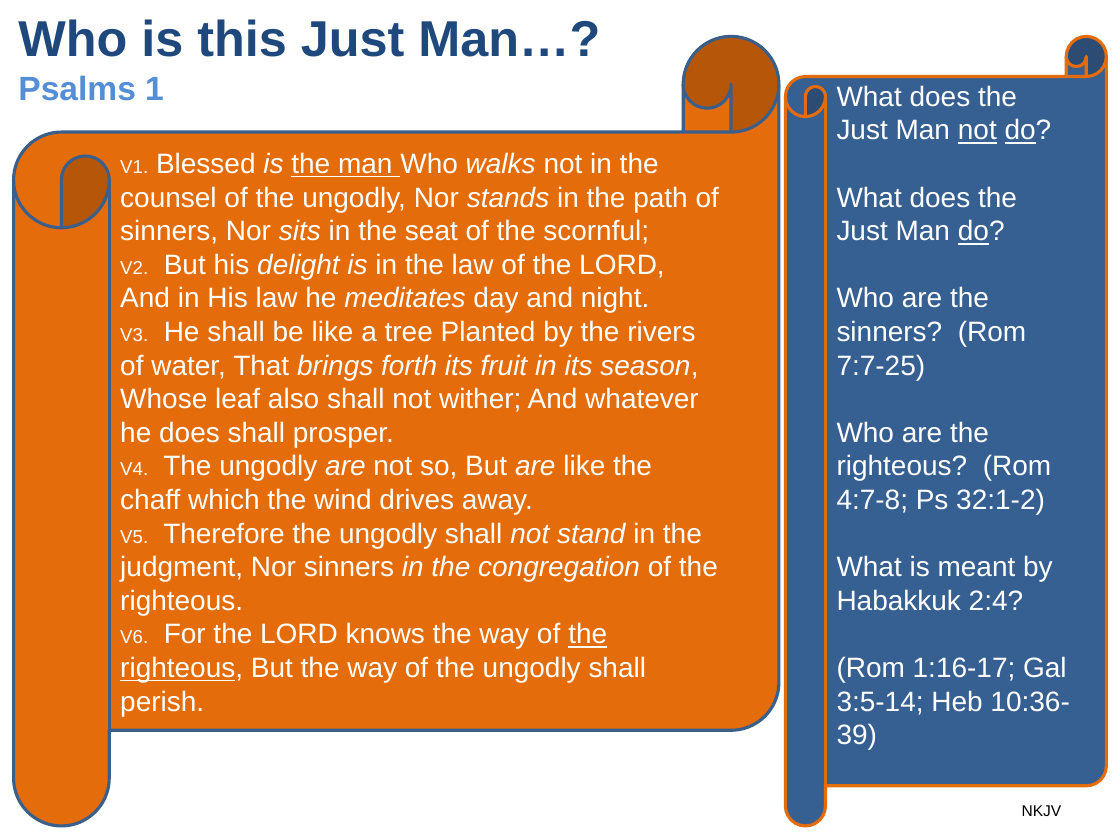
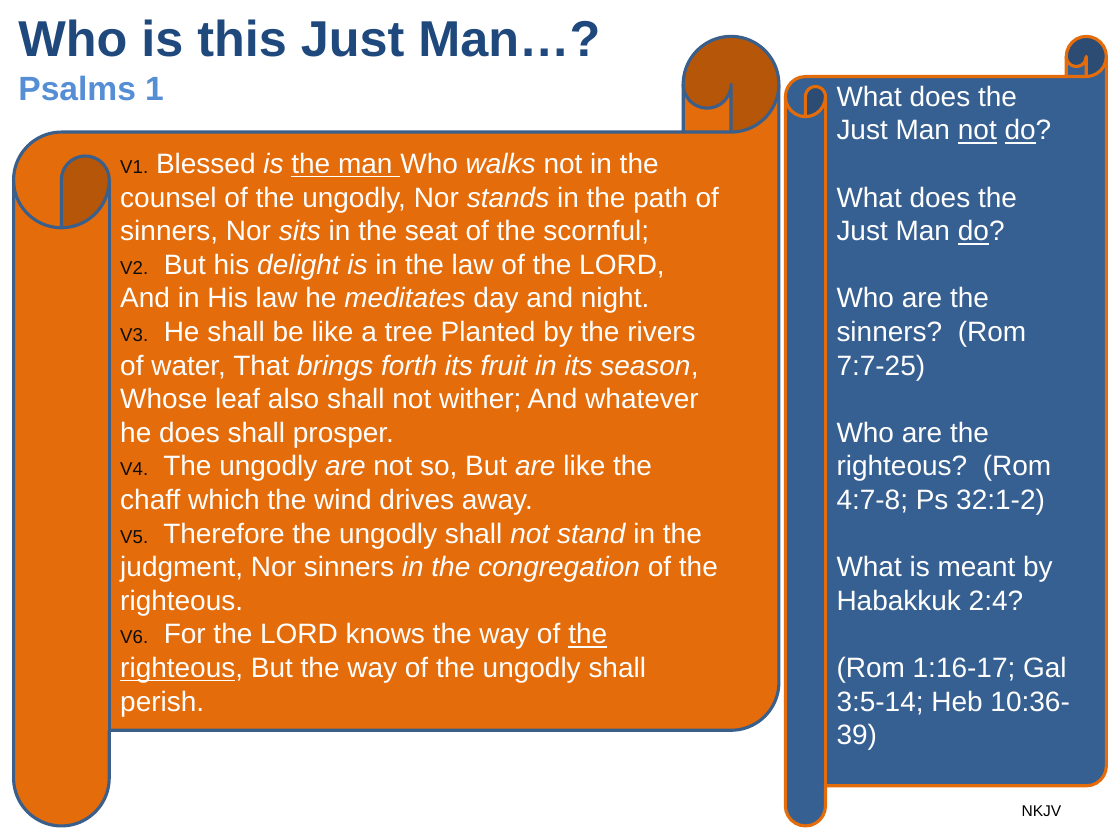
Before and after one commit to UsefulEngines/EvangelismPublic, a slide deck: slide 20 of 2024-Q4/2024-10-13/2024-10-13-Psalms.pptx. Drawn at 1120x840 pixels with LibreOffice and Linux fonts; fonts in the diff are those of the drawing. Boxes give left, top, right and bottom in pixels: in the first picture for what was removed or moved away, otherwise in the second. Text is boxed around its words. In the diff, an @@ line names an element or a change of style, - is before the commit and + after.

Commit message:
Update
Update

```diff
--- a/2024-Q4/2024-10-13/2024-10-13-Psalms.pptx
+++ b/2024-Q4/2024-10-13/2024-10-13-Psalms.pptx
@@ horizontal scroll "V1. Blessed is the man ..." at <box>13,37,778,827</box>: text colour #FFFFFF to #0D0D0D in "V1.", "V2.", "V3.", "V4." and 2 more places @@
```
Also in this commit, not shown: 1 slide added.
